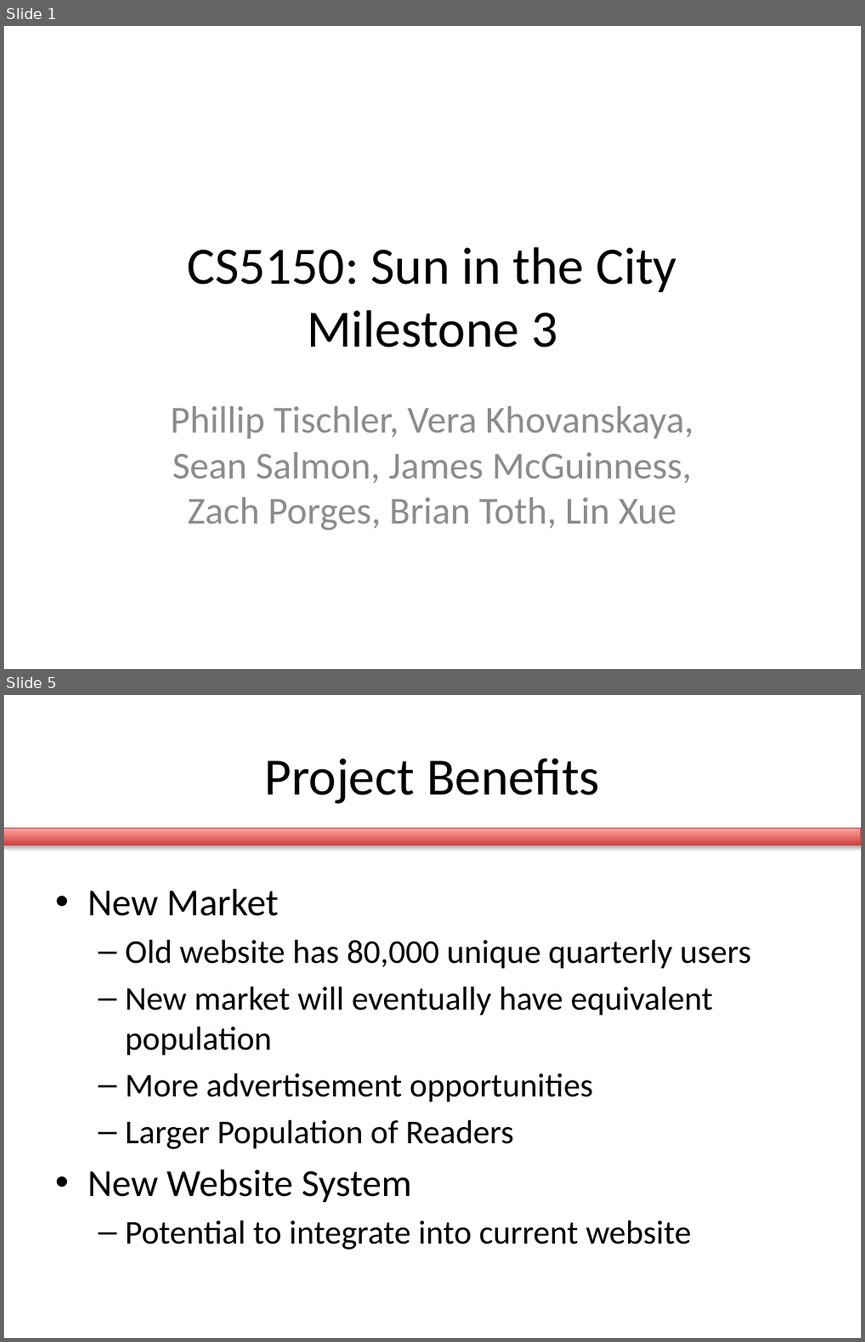
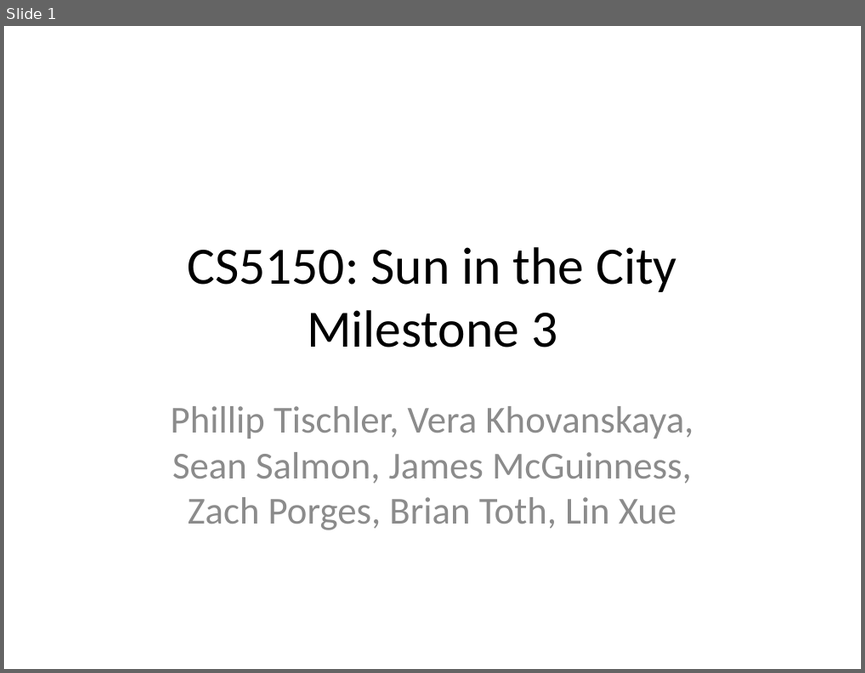
Before and after one commit to briantoth/Sun-in-the-City, a slide deck: se_process/milestone3/milestone3.pptx. Shown one above the other, each under a label of ours: slides 1 and 5 before the commit, slide 1 after it; the slides between them are not shown. The pictures are 865x1342 and 865x673 pixels, drawn with LibreOffice and Linux fonts; fonts in the diff are those of the drawing. Boxes give left, top, right and bottom in pixels: in the first picture for what was removed or moved away, otherwise in the second. Text is boxed around its words. In the diff, an @@ line names an element or a change of style, - is before the commit and + after.

```diff
--- a/se_process/milestone3/milestone3.pptx
+++ b/se_process/milestone3/milestone3.pptx
@@ slide 5 removed at (x1=4, y1=695, x2=861, y2=1338), background #FFFFFF @@
@@ title removed at (x1=264, y1=758, x2=600, y2=804) @@
-Project Benefits
@@ rectangle removed at (x1=4, y1=828, x2=861, y2=845) @@
@@ text removed at (x1=87, y1=889, x2=751, y2=1249) @@
-• New Market
-  – Old website has 80,000 unique quarterly users
-  – New market will eventually have equivalent population
-  – More advertisement opportunities
-  – Larger Population of Readers
-• New Website System
-  – Potential to integrate into current website
```
Also in this commit, not shown: 9 slides changed, 26 slides added, 1 other slide removed, 2 other files.
